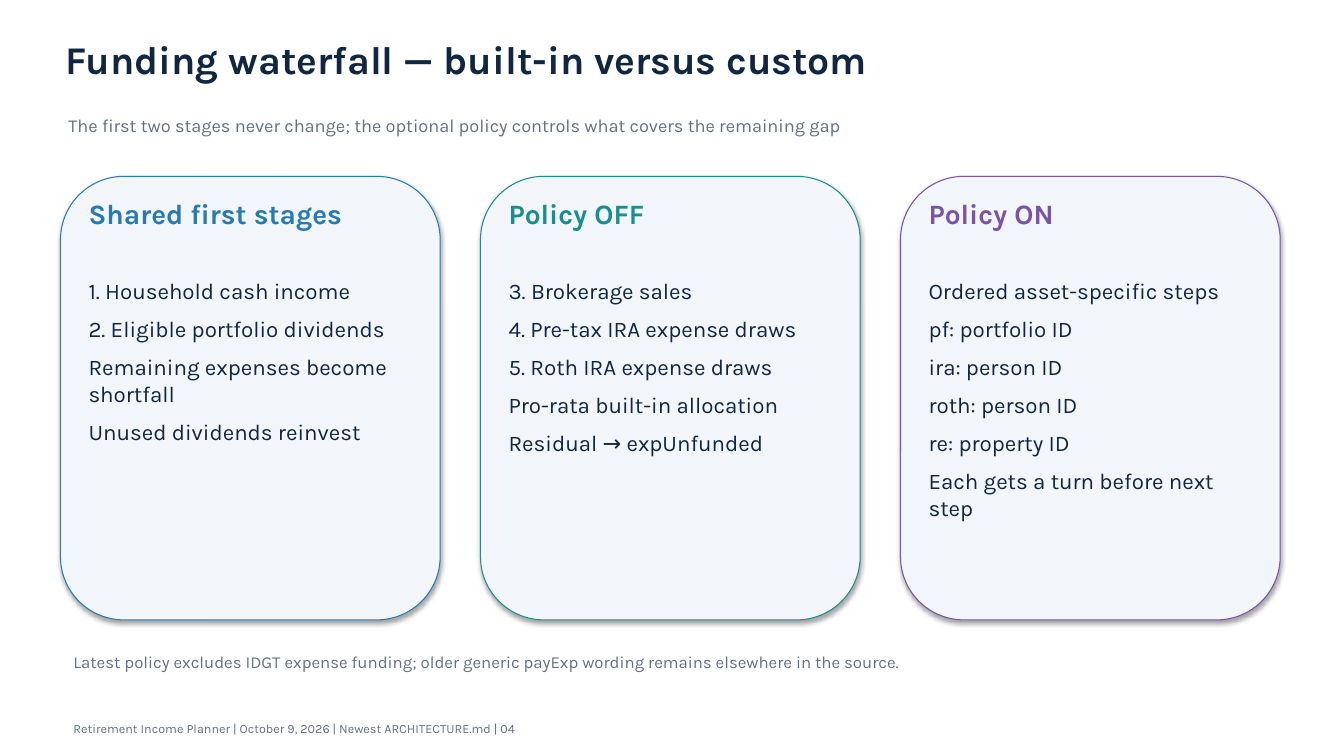
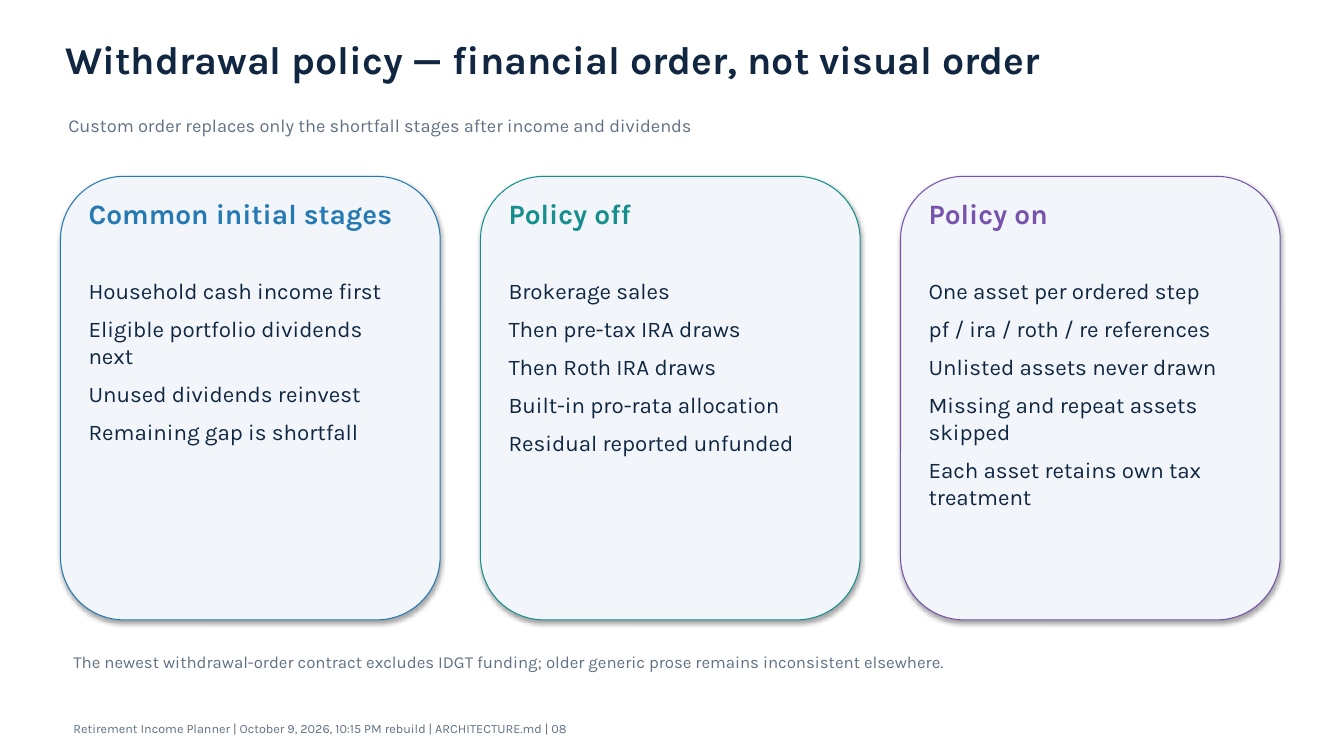
Before and after one commit to howardc64/retirefin, a slide deck: slide 8 of docs/retirement_income_planner_architecture.pptx (slide 4 before the commit). Drawn at 1344x756 pixels with LibreOffice and Linux fonts; fonts in the diff are those of the drawing. Boxes give left, top, right and bottom in pixels: in the first picture for what was removed or moved away, otherwise in the second. Text is boxed around its words. In the diff, an @@ line names an element or a change of style, - is before the commit and + after.

```diff
--- a/docs/retirement_income_planner_architecture.pptx
+++ b/docs/retirement_income_planner_architecture.pptx
@@ text at box(65, 46, 1040, 84): text changed @@
-Funding waterfall — built-in versus custom
+Withdrawal policy — financial order, not visual order
@@ text at box(68, 119, 691, 137): text changed @@
-The first two stages never change; the optional policy controls what covers the remaining gap
+Custom order replaces only the shortfall stages after income and dividends
@@ text at box(89, 204, 392, 231): text changed @@
-Shared first stages
+Common initial stages
@@ text at box(509, 204, 630, 231): text changed @@
-Policy OFF
+Policy off
@@ text at box(929, 204, 1047, 231): text changed @@
-Policy ON
+Policy on
@@ text at box(89, 283, 381, 365): text changed @@
-1. Household cash income
-2. Eligible portfolio dividends
-Remaining expenses become shortfall
+Household cash income first
+Eligible portfolio dividends next
@@ text at box(509, 283, 794, 457): text changed @@
-3. Brokerage sales
-4. Pre-tax IRA expense draws
-5. Roth IRA expense draws
-Pro-rata built-in allocation
-Residual → expUnfunded
+Brokerage sales
+Then pre-tax IRA draws
+Then Roth IRA draws
+Built-in pro-rata allocation
+Residual reported unfunded
@@ text at box(929, 283, 1216, 506): text changed @@
-Ordered asset-specific steps
-pf: portfolio ID
-ira: person ID
-roth: person ID
-re: property ID
-Each gets a turn before next step
+One asset per ordered step
+pf / ira / roth / re references
+Unlisted assets never drawn
+Missing and repeat assets skipped
+Each asset retains own tax treatment
@@ text at box(89, 424, 358, 446): paragraph added @@
+Remaining gap is shortfall
@@ text at box(73, 656, 943, 672): text changed @@
-Latest policy excludes IDGT expense funding; older generic payExp wording remains elsewhere in the source.
+The newest withdrawal-order contract excludes IDGT funding; older generic prose remains inconsistent elsewhere.
@@ text at box(73, 724, 566, 734): text changed @@
-Retirement Income Planner | October 9, 2026 | Newest ARCHITECTURE.md | 04
+Retirement Income Planner | October 9, 2026, 10:15 PM rebuild | ARCHITECTURE.md | 08
```
Also in this commit, not shown: 11 other slides changed, 3 slides added, 3 slides removed, 4 other files.
